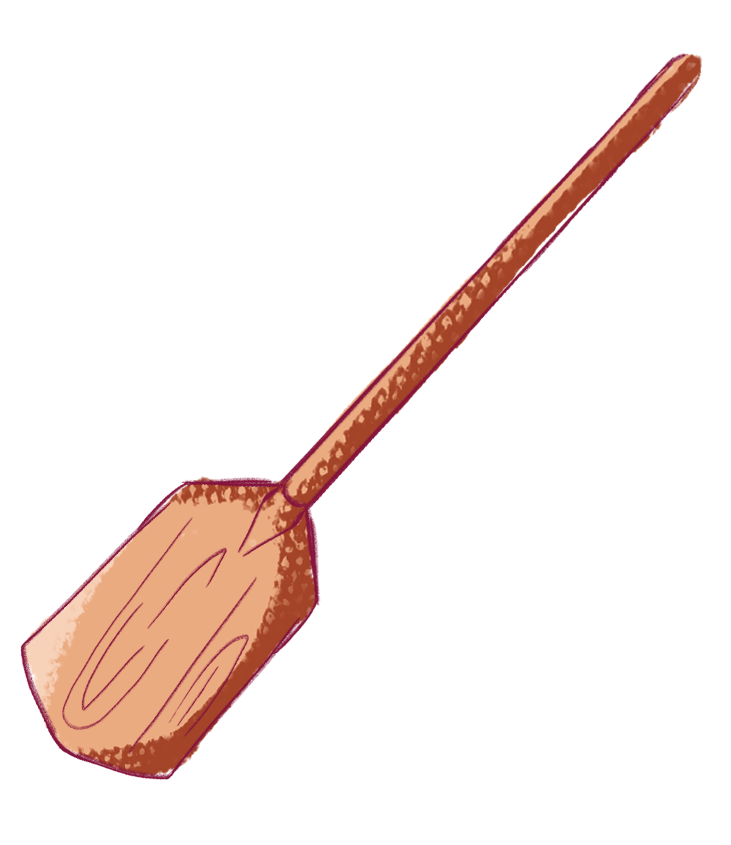
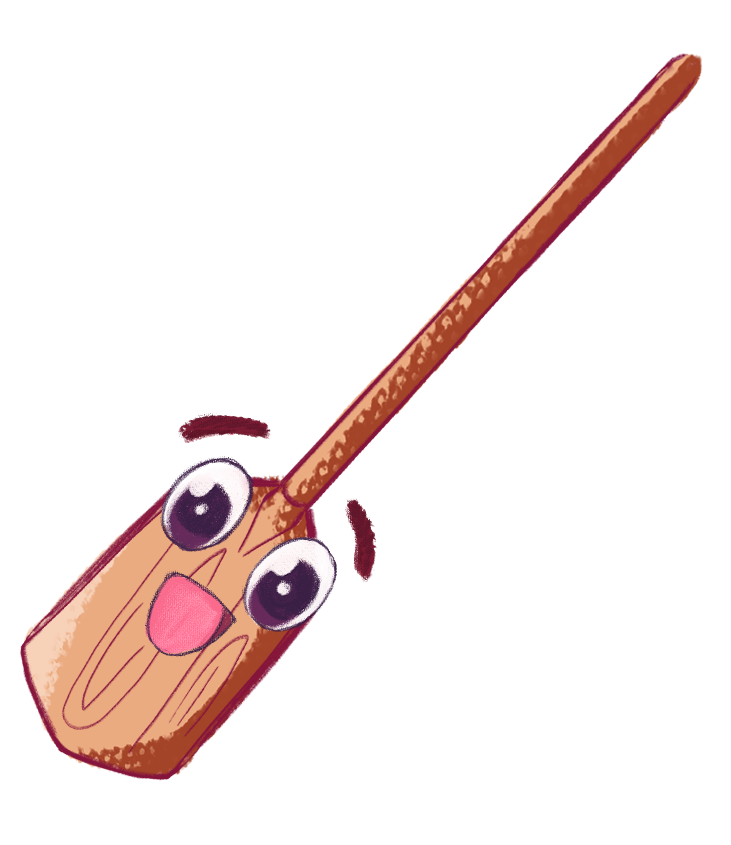
Layered file, before and after one edit (731x845). Changes by layer:
removed layer "3" over [20, 58, 703, 781]
added layer "Layer 3" above "Layer 2" over [20, 58, 703, 781]
added layer "Layer 2" above "Layer 1" over [20, 58, 703, 781]
added layer "Layer 1" over [20, 59, 696, 781]
